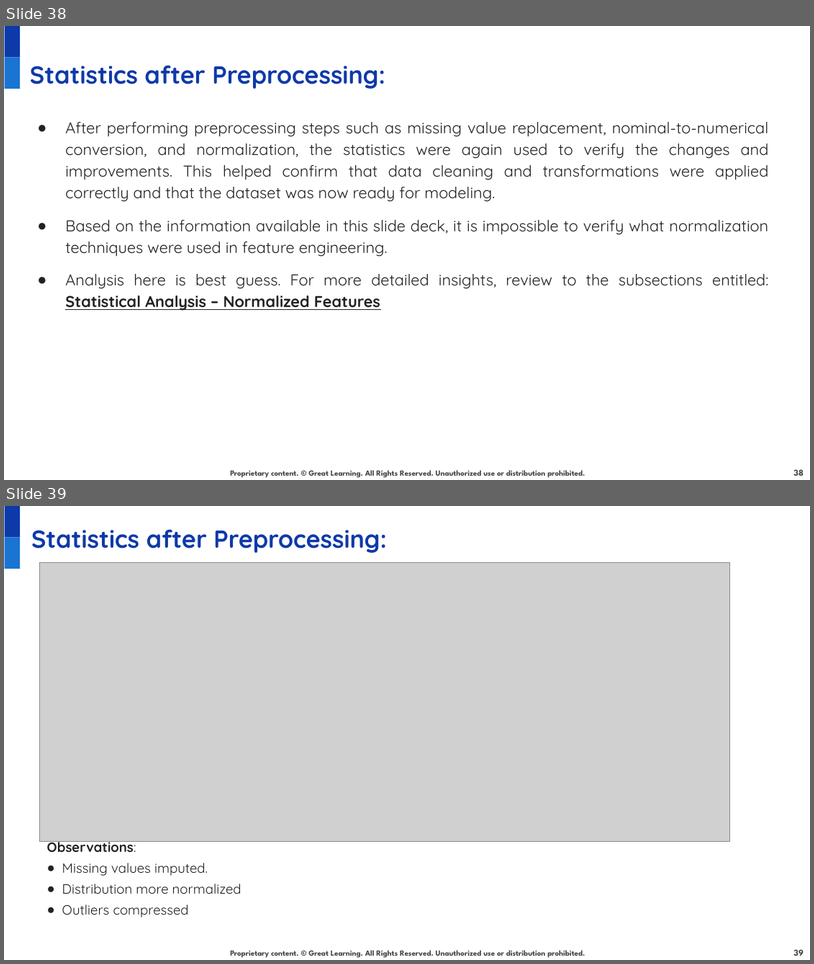
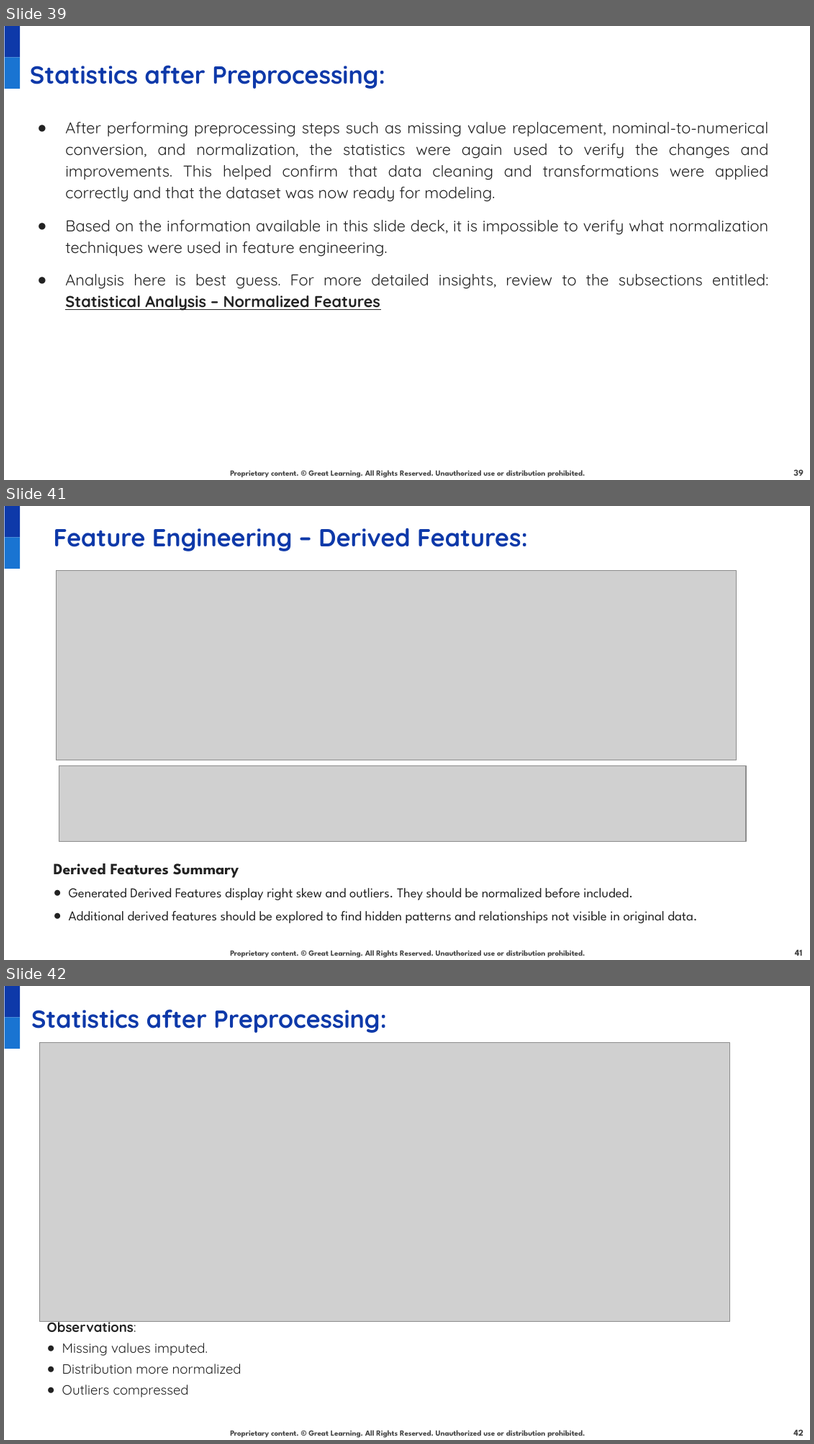
Before and after one commit to juanbucz/GreatLearning-TermProjects, a slide deck: Neural Networks - Loan Default/Loan Default Prediction Presentation - Business Interpretation - John Buczkowski.pptx. Shown one above the other, each under a label of ours: slides 38 and 39 before the commit, slides 39, 41 and 42 after it; the slides between them are not shown. The pictures are 814x964 and 814x1444 pixels, drawn with LibreOffice and Linux fonts; fonts in the diff are those of the drawing; grey boxes stand for pictures; background and template pictures are left out. Boxes give left, top, right and bottom in pixels: in the first picture for what was removed or moved away, otherwise in the second. Text is boxed around its words. In the diff, an @@ line names an element or a change of style, - is before the commit and + after.

```diff
--- a/Neural Networks - Loan Default/Loan Default Prediction Presentation - Business Interpretation - John Buczkowski.pptx
+++ b/Neural Networks - Loan Default/Loan Default Prediction Presentation - Business Interpretation - John Buczkowski.pptx
@@ slide 41 added at box(4, 506, 810, 960), background #FFFFFF; not listed: 3 template elements that a slide beside it also shows @@
@@ text added at box(54, 528, 528, 551), 22 pt, text #0E39A9, bold @@
+Feature Engineering – Derived Features:
@@ picture added at box(56, 571, 736, 759) @@
@@ picture added at box(59, 766, 747, 842) @@
@@ text added at box(54, 863, 697, 923), 12 pt, text #222222 @@
+Derived Features Summary
+● Generated Derived Features display right skew and outliers. They should be normalized before included.
+● Additional derived features should be explored to find hidden patterns and relationships not visible in original data.
@@ page number added at box(795, 950, 803, 955), 8 pt, text #434343, bold @@
+41
@@ what was slide 38 is now slide 39 @@
@@ page number at box(794, 469, 804, 475): text changed @@
-38
+39
@@ what was slide 39 is now slide 42 @@
@@ page number at box(794, 1429, 804, 1435): text changed @@
-39
+42
```
Also in this commit, not shown: 1 slide changed, 5 other slides added.
